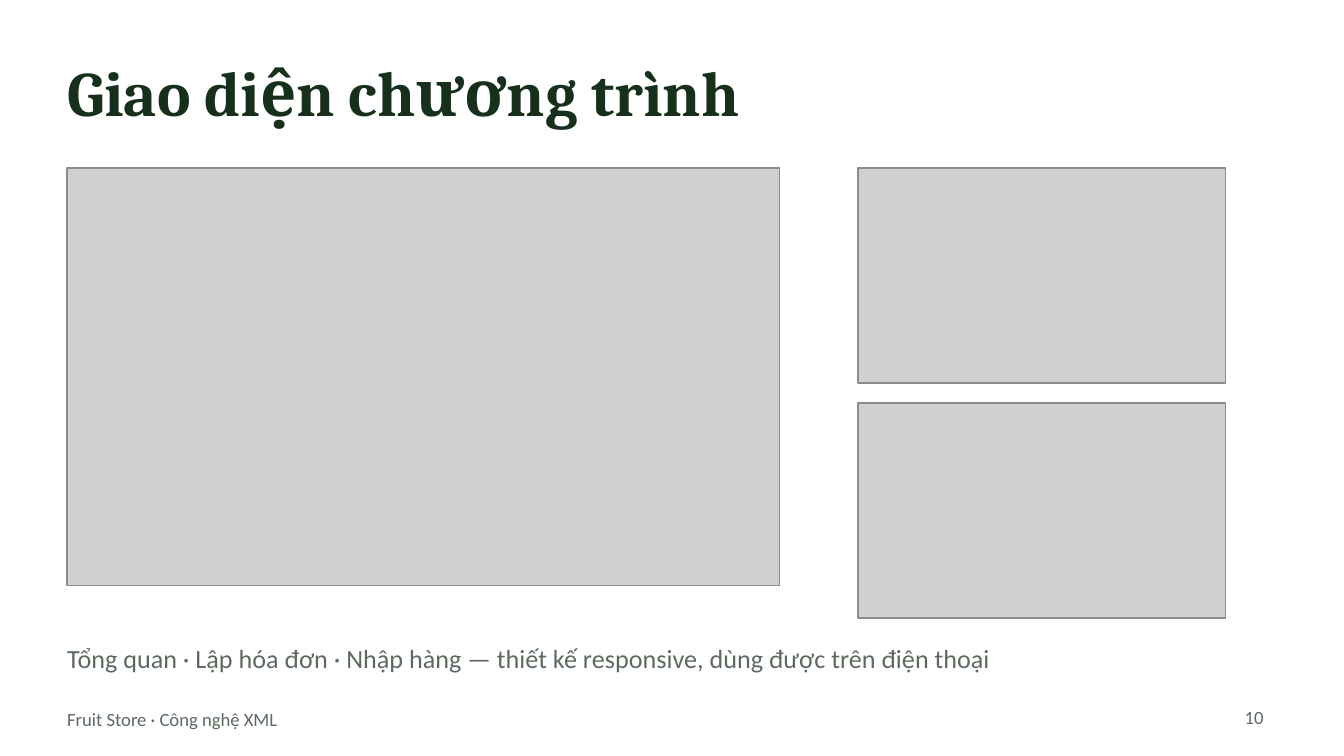
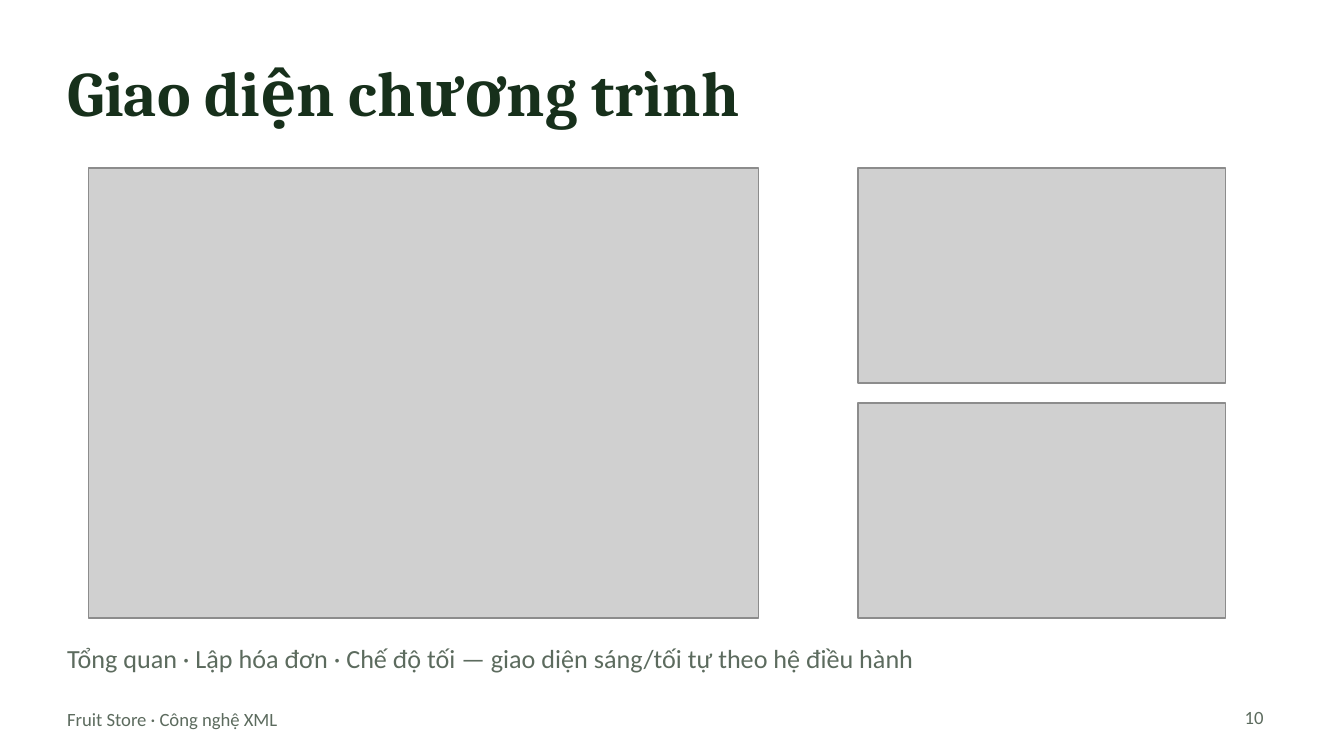
Before and after one commit to hacanhminhhoang/QuanLyCuaHangTraiCayXML, a slide deck: slide 10 of BaoCao/Slide_BTL_XML_QuanLyCuaHangTraiCay.pptx. Drawn at 1344x756 pixels with LibreOffice and Linux fonts; fonts in the diff are those of the drawing; grey boxes stand for pictures. Boxes give left, top, right and bottom in pixels: in the first picture for what was removed or moved away, otherwise in the second. Text is boxed around its words. In the diff, an @@ line names an element or a change of style, - is before the commit and + after.

Commit message:
docs(report): refresh report and slides for the redesigned UI (#12)
* docs(report): refresh screenshots for the redesigned UI and update test totals

- Re-capture every screenshot from the redesigned interface and add the
  dark-mode figure.
- Replace the old mobile figure with the new phone layout (top bar with
  menu button, off-canvas drawer, single-column form).
- Add a UI design paragraph, the UI test group and the axe-core result;
  totals are now 77 manual cases and 176 automated checks.
- Add two defects found during UI testing to the defects table.

Slides: add a UI design slide with the phone pair, show the dark theme on
the interface slide, and update the test statistics.

* docs(report): apply the UI refresh on top of the edited report

Rebuild the report from the hand-edited version (new cover page with
instructor, class and group, acknowledgement, table of contents) instead
of the generated one, and re-apply the UI updates: new screenshots,
dark-mode figure, new phone figure, UI design paragraph, test totals
(77 manual cases, 176 automated checks), axe-core result and the two
extra defects. The table of contents is set to refresh when opened.

```diff
--- a/BaoCao/Slide_BTL_XML_QuanLyCuaHangTraiCay.pptx
+++ b/BaoCao/Slide_BTL_XML_QuanLyCuaHangTraiCay.pptx
@@ picture: place and size @@
-picture at <box>67,168,780,586</box>
+picture at <box>89,168,759,618</box>
@@ text at <box>67,648,913,673</box>: text changed @@
-Tổng quan · Lập hóa đơn · Nhập hàng — thiết kế responsive, dùng được trên điện thoại
+Tổng quan · Lập hóa đơn · Chế độ tối — giao diện sáng/tối tự theo hệ điều hành
```
Also in this commit, not shown: 3 other slides changed, 1 slide added, 1 other file.
